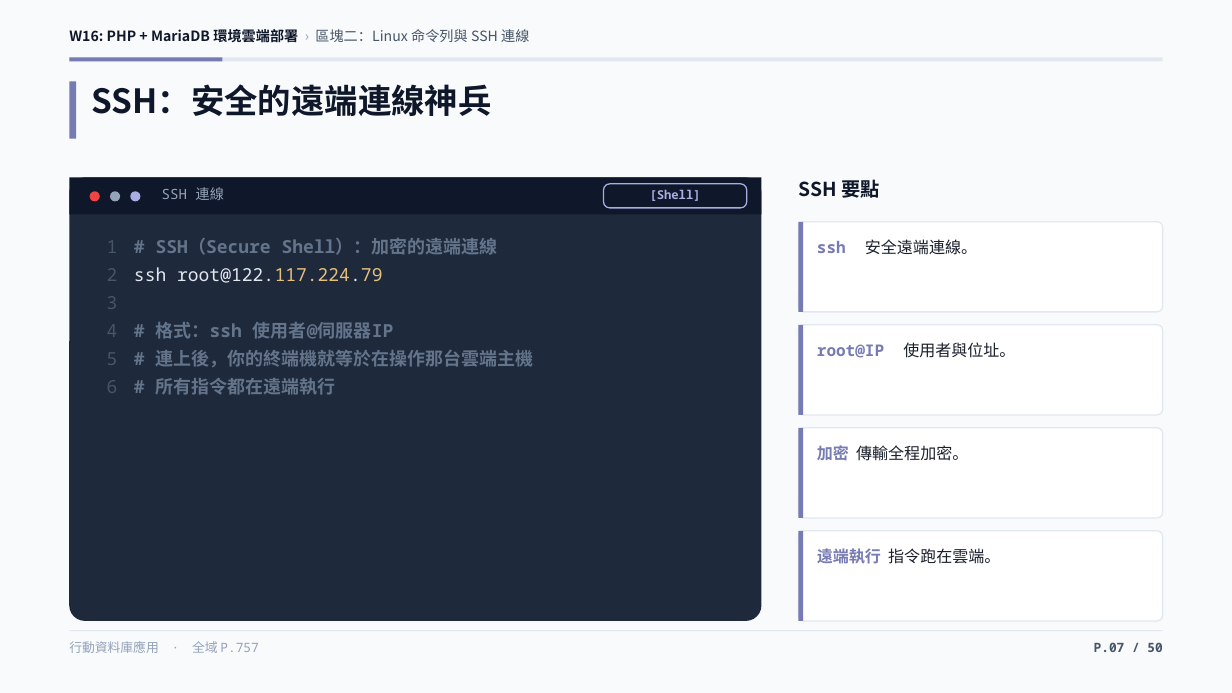
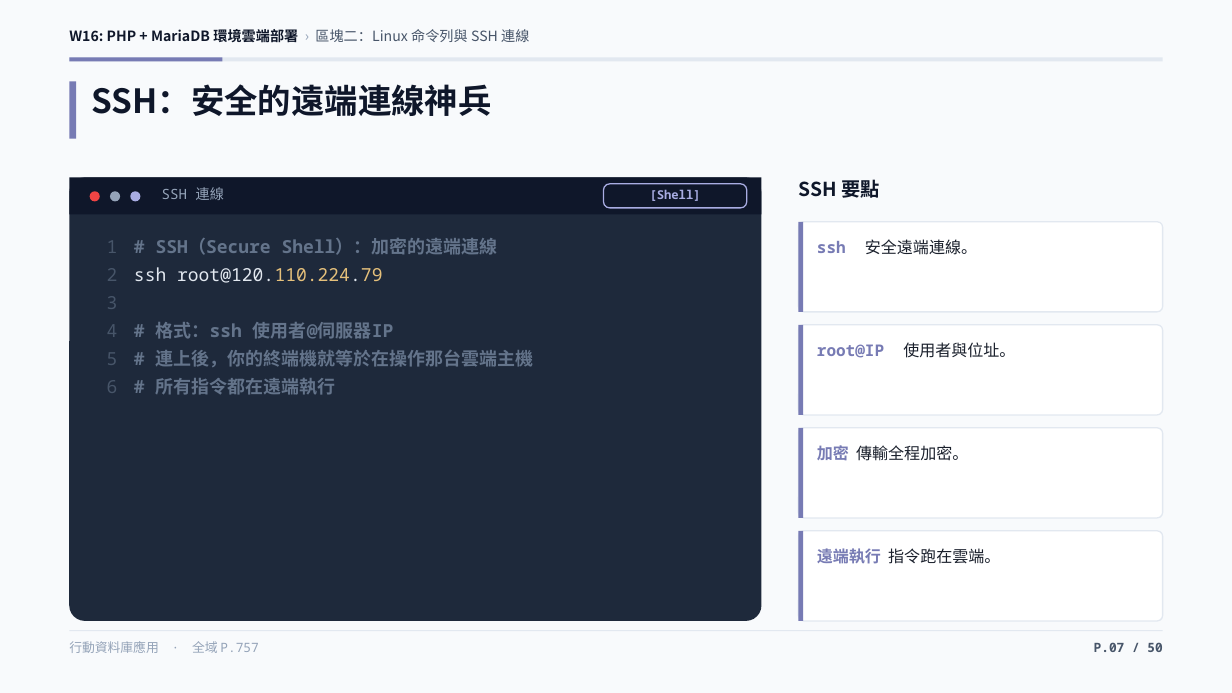
Before and after one commit to SaluChen/MobileApp, a slide deck: slide 7 of slides/Week16_PHP與MariaDB雲端部署.pptx. Drawn at 1232x693 pixels with LibreOffice and Linux fonts; fonts in the diff are those of the drawing. Boxes give left, top, right and bottom in pixels: in the first picture for what was removed or moved away, otherwise in the second. Text is boxed around its words. In the diff, an @@ line names an element or a change of style, - is before the commit and + after.

Commit message:
revised

```diff
--- a/slides/Week16_PHP與MariaDB雲端部署.pptx
+++ b/slides/Week16_PHP與MariaDB雲端部署.pptx
@@ text at [134,267,382,283]: text changed @@
-ssh root@122.117.224.79
+ssh root@120.110.224.79
```
